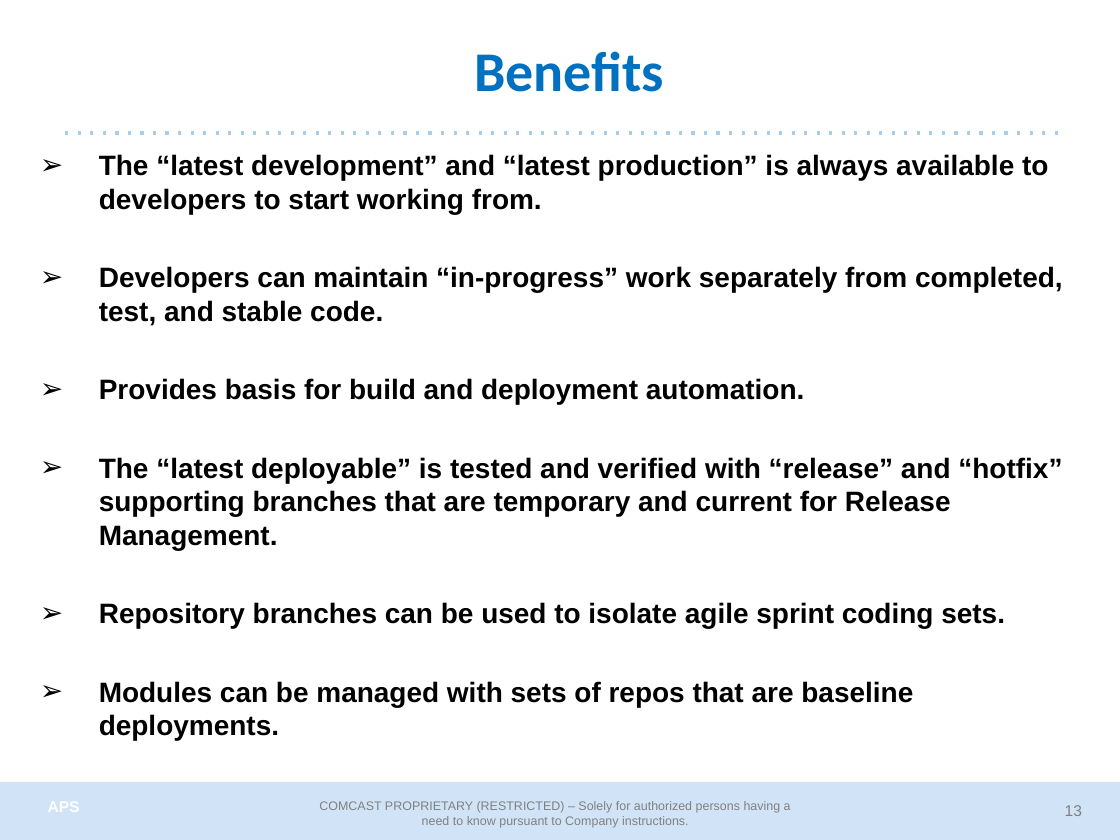
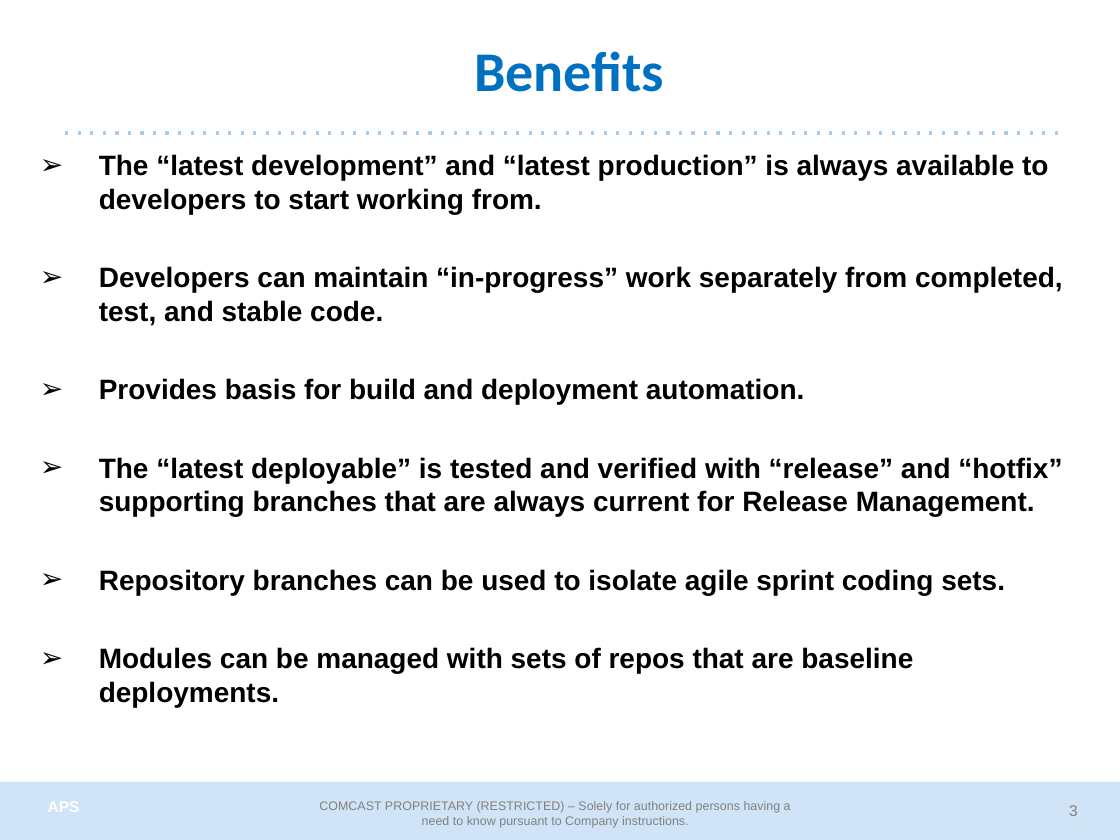
Before and after one commit to cmguy/General-GitSystem, a slide deck: slide 3 of doc/EMM_GitSystem.pptx (slide 13 before the commit). Drawn at 1120x840 pixels with LibreOffice and Linux fonts; fonts in the diff are those of the drawing; background and template pictures are left out. Boxes give left, top, right and bottom in pixels: in the first picture for what was removed or moved away, otherwise in the second. Text is boxed around its words. In the diff, an @@ line names an element or a change of style, - is before the commit and + after.

Commit message:
Updates for branch definitions. Includes Admin and User Guide and testing.

```diff
--- a/doc/EMM_GitSystem.pptx
+++ b/doc/EMM_GitSystem.pptx
@@ text at bbox=[99, 457, 1062, 516]: text changed @@
-➢ The “latest deployable” is tested and verified with “release” and “hotfix” supporting branches that are temporary and current for Release Management.
+➢ The “latest deployable” is tested and verified with “release” and “hotfix” supporting branches that are always current for Release Management.
@@ page number at bbox=[1069, 805, 1078, 816]: text changed @@
-13
+3
```
Also in this commit, not shown: 7 other slides changed, 2 slides added, 10 other files.
